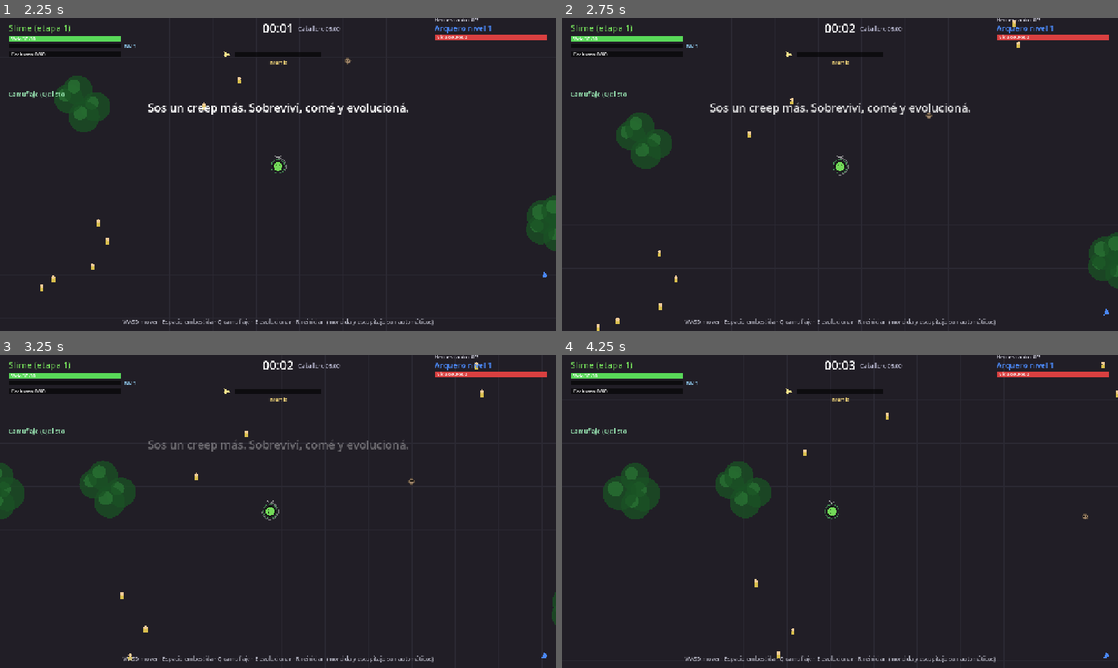
Above: before the commit, frames 1-4 (two rows, left to right).
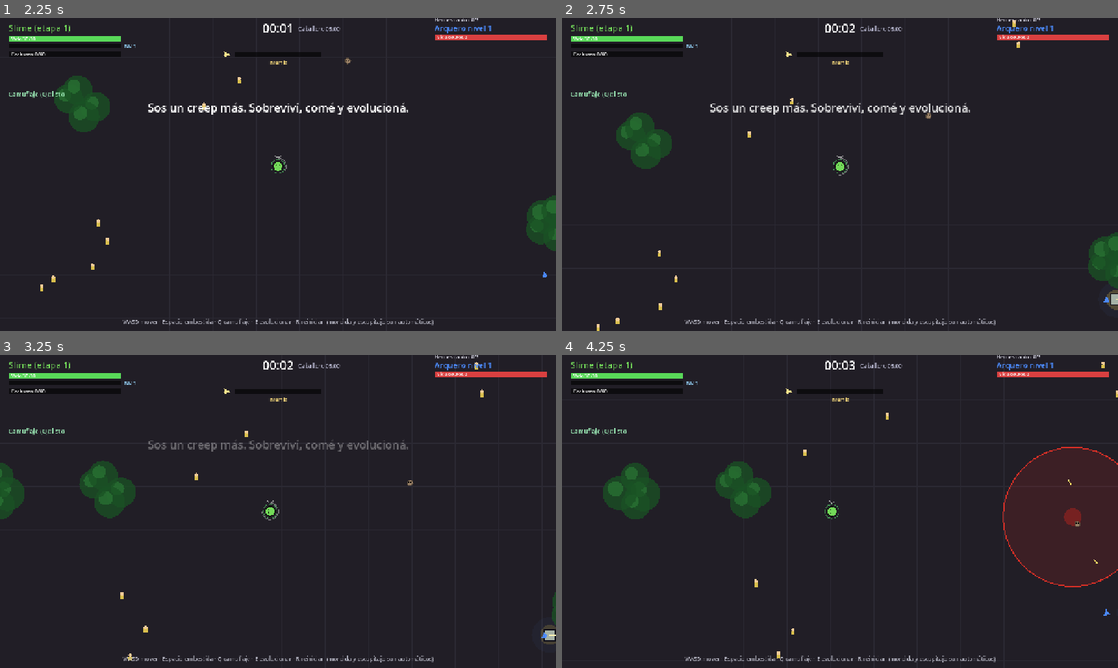
Above: after the commit, the same moments.

Repository: FedeOsorio/survive-the-hero
Game: Godot game, scene res://scenes/menu.tscn
The game is run twice, just before and just after one commit, with the same random seed, the same clock (stepped at 60 frames per second) and the same inputs.
Inputs (mouse positions are in pixels of both pictures, inside the frame that each line leads up to):
- Up to frame 1 (2.25 s): click "Jugar" at 0.5 s; tap Enter (pick_confirm) at 1.25 s; move the mouse to (250, 237) at 1.27 s; hold W (move_up) from 1.28 s (still down); tap Space (dash) at 1.35 s; click (250, 237) at 1.42 s; move the mouse to (444, 221) at 2.02 s; tap 1 (pick_1) at 2.1 s
- Up to frame 2 (2.75 s): keep holding W (move_up)
- Up to frame 3 (3.25 s): move the mouse to (111, 464) at 2.77 s; release W (move_up) at 2.78 s; hold A (move_left) from 2.78 s (still down); tap 2 (pick_2) at 2.85 s
- Up to frame 4 (4.25 s): keep holding A (move_left); move the mouse to (867, 511) at 3.52 s; tap 3 (pick_3) at 3.6 s; click (867, 511) at 3.67 s

Frame 1 is identical in both runs. In frame 2, 0.1% of the frame differs, in the area x 65-100%, y 30-96%; in frame 3, 0.2%; in frame 4, 7.8%, in the area x 79-100%, y 29-97%.

Commit message:
07-f: la alarma vuelve a atraer a todos los héroes

Diff:
--- a/scripts/hero_brain.gd
+++ b/scripts/hero_brain.gd
@@ -79,7 +79,7 @@
 	var hunting: bool = hunting_you() and not world.player_hidden(self)
 	target = _pick_hunt_target() if hunting else _pick_target()
 	var low_hp := _fury_run_t > 0.0 # la carrera corta al enfurecerse
-	var alarm: bool = aware and world.alarm_t > 0.0 # sin reconocimiento ignora los gritos
+	var alarm: bool = world.alarm_t > 0.0 # un civil gritó o murió: va a defenderlos
 	var mistake := _rng.randf() < B.HERO_MISTAKE_CHANCE
 
 	# 1. alejarse de la horda (kitear). Con poca vida, mucho más fuerte.
@@ -138,8 +138,7 @@
 		else:
 			steer = Vector2.ZERO # quieto encima para abrirlo
 
-	# 2b. si un civil gritó, va hacia ahí a buscar al creep (a los civiles no los toca).
-	#     Solo con el reconocimiento encendido; antes sigue farmeando.
+	# 2b. si un civil gritó, va hacia ahí a buscar al creep (a los civiles no los toca)
 	if alarm and not low_hp and not hunting:
 		var to_alarm: Vector2 = world.alarm_pos - position
 		if to_alarm.length() > 40.0:
